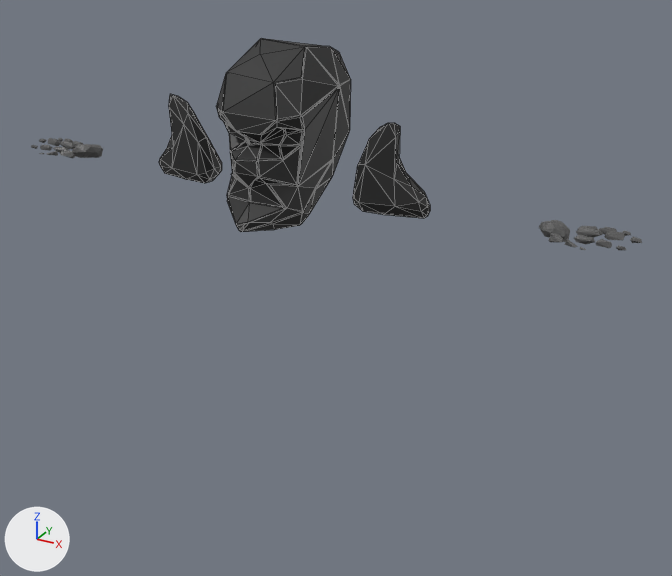
The glTF model avatar/NPC_A_10.glb, before and after one commit.
One viewpoint serves both versions: a camera (50 mm lens) standing at (1.75, -2.83, 2.54) and looking at (0.15, 0.07, 1.09). Arrows for +X, +Y and +Z are at lower left; the lights stay in place. Mesh edges are drawn as thin lines on the coarser meshes.

Names of what the first picture shows: 'Cube.025', 'Head', 'Shoulder'.
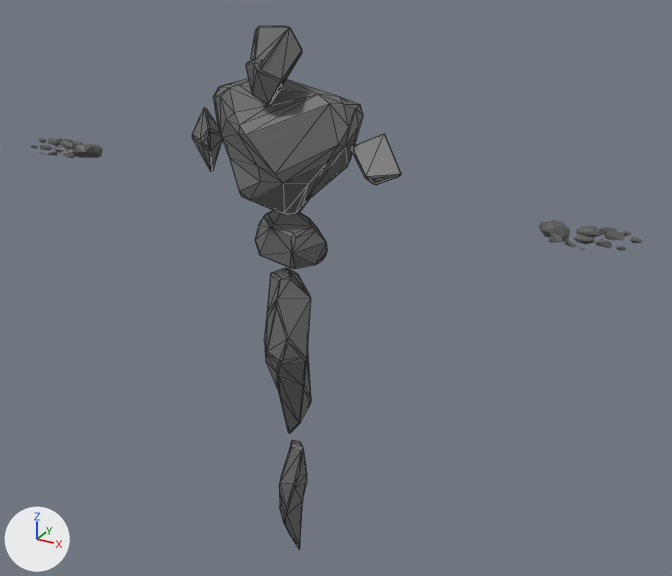
What the commit changed:
Material 'Material.009' (mat_material_009) is new.
Its base color is (0.133, 0.133, 0.133) (dark grey #666666).
Mesh me_cube_105 is new.
It has 58 vertices, 112 faces and spans x -0.105..0.105, y -0.213..-0.026, z 1.836..2.087.
It uses material mat_material_009 (dark grey #666666).
Mesh me_cube_103 is new.
It has 82 vertices, 160 faces and spans x -0.306..0.299, y -0.211..0.072, z 1.42..1.902.
It uses material mat_material_009 (dark grey #666666).
Mesh me_cube_102 is new.
It has 48 vertices, 92 faces and spans x -0.124..0.191, y -0.161..0.057, z 1.226..1.413.
It uses material mat_material_009 (dark grey #666666).
Mesh me_cube_100 is new.
It has 46 vertices, 88 faces and spans x 0.0..0.103, y -0.204..-0.04, z -0.106..0.45.
It uses material mat_material_009 (dark grey #666666).
Mesh me_cube_098 is new.
It has 40 vertices, 72 faces and spans x -0.405..0.491, y -0.132..0.011, z 1.508..1.755.
It uses material mat_material_009 (dark grey #666666).
Mesh me_cube_093 is new.
It has 71 vertices, 138 faces and spans x -0.038..0.167, y -0.241..-0.016, z 0.533..1.19.
It uses material mat_material_009 (dark grey #666666).
Object 'Head' (ob_head) is deleted.
Object 'Shoulder' (ob_shoulder) is deleted.
Object 'Cube.105' (ob_cube_105) is new; it shows me_cube_105.
Its location is (0.0, 0.0, 0.0).
Object 'Cube.103' (ob_cube_103) is new; it shows me_cube_103.
Its location is (0.0, 0.0, 0.0).
Object 'Cube.102' (ob_cube_102) is new; it shows me_cube_102.
Its location is (0.0, 0.0, 0.0).
Object 'Cube.100' (ob_cube_100) is new; it shows me_cube_100.
Its location is (0.0, 0.0, 0.0).
Object 'Cube.098' (ob_cube_098) is new; it shows me_cube_098.
Its location is (0.0, 0.0, 0.0).
Object 'Cube.093' (ob_cube_093) is new; it shows me_cube_093.
Its location is (0.0, 0.0, 0.0).

Boxes (x1, y1, x2, y2) around the edits, measured in the pictures (672 x 576 px):
'Head', deleted: before (216, 38, 351, 232)
'Cube.103', added: after (213, 79, 363, 215)
'Shoulder', deleted: before (159, 94, 430, 218)
'Cube.093', added: after (264, 268, 311, 433)
'Cube.102', added: after (255, 210, 327, 269)
'Cube.105', added: after (246, 26, 302, 104)
'Cube.098', added: after (192, 108, 402, 185)
'Cube.100', added: after (279, 439, 307, 549)
